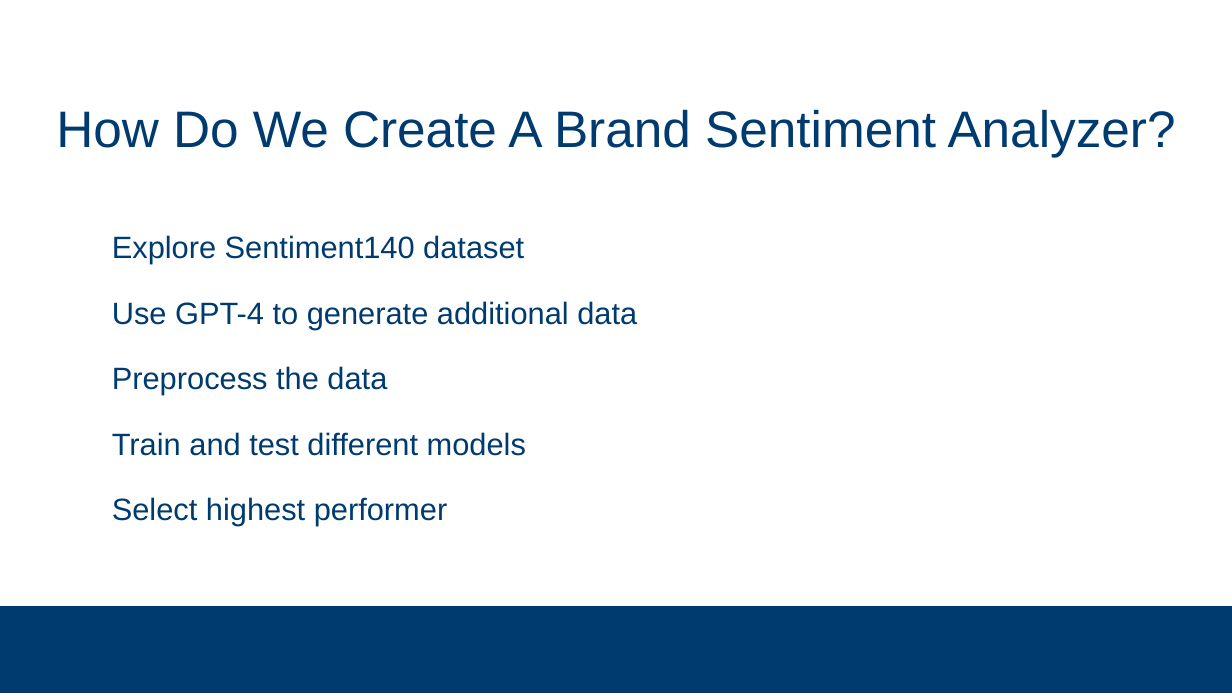
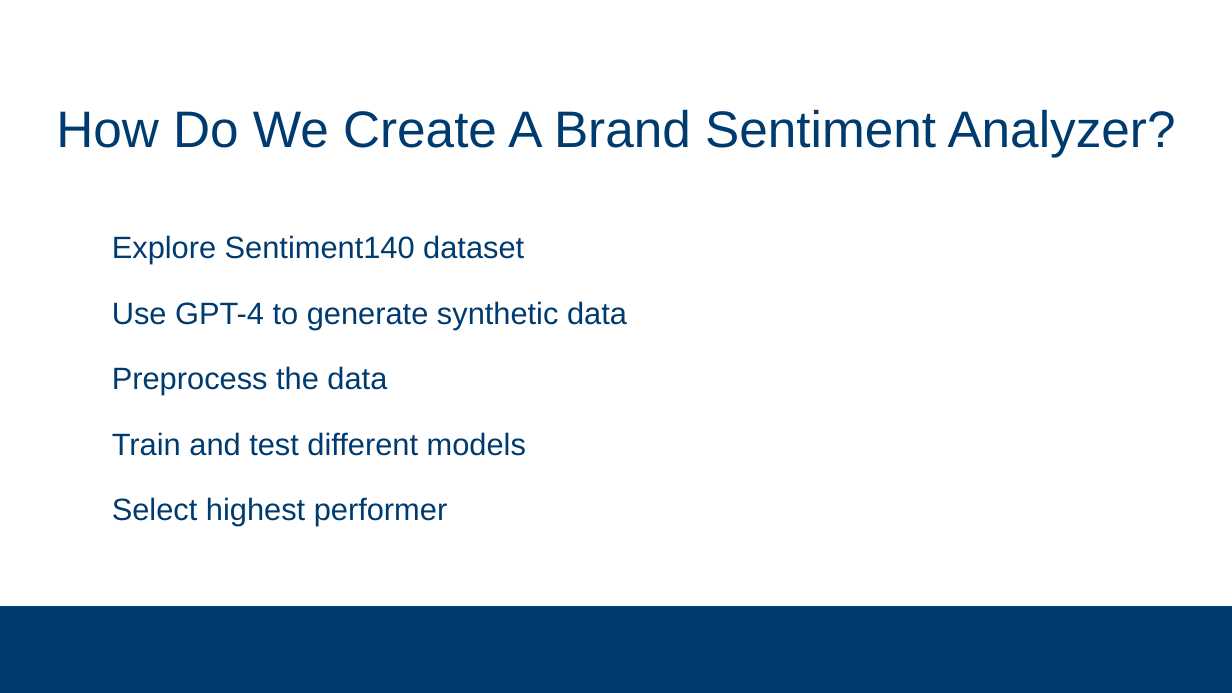
Before and after one commit to subsystem3/project, a slide deck: slide 7 of Final-Project-Team-2.pptx. Drawn at 1232x693 pixels with LibreOffice and Linux fonts; fonts in the diff are those of the drawing; background and template pictures are left out. Boxes give left, top, right and bottom in pixels: in the first picture for what was removed or moved away, otherwise in the second. Text is boxed around its words. In the diff, an @@ line names an element or a change of style, - is before the commit and + after.

```diff
--- a/Final-Project-Team-2.pptx
+++ b/Final-Project-Team-2.pptx
@@ text at [112, 301, 627, 329]: text changed @@
-Use GPT-4 to generate additional data
+Use GPT-4 to generate synthetic data
```
Also in this commit, not shown: 10 other slides changed, 15 slides added, 9 slides removed.
